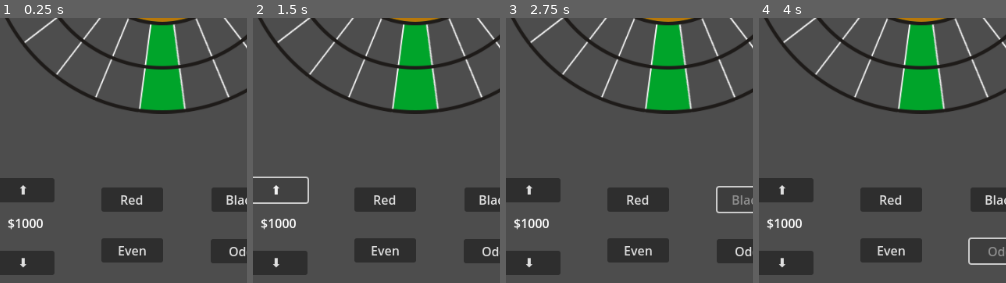
Above: before the commit, frames 1-4 (left to right).
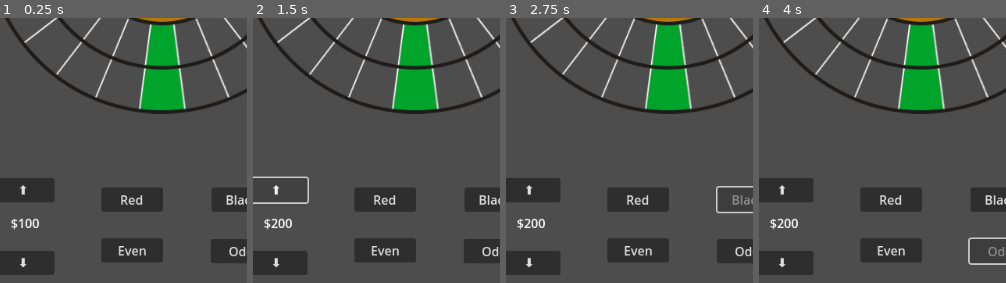
Above: after the commit, the same moments.

Repository: RossRKK/gmtk-game-jam-2025
Game: Godot game, scene res://scenes/roulette_scene.tscn
The game is run twice, just before and just after one commit, with the same random seed, the same clock (stepped at 60 frames per second) and the same inputs.
Inputs:
- Up to frame 1 (0.25 s): no input
- Up to frame 2 (1.5 s): click "⬇" at 0.5 s; click "⬆" at 1.25 s
- Up to frame 3 (2.75 s): click "Black" at 2 s
- Up to frame 4 (4 s): click "Red" at 2.75 s; click "Odd" at 3.5 s
The pictures show only the part of the screen within x 22-72%, y 50-100%; the shares and areas given below are measured in that part.

The runs differ from the first frame. In frame 1, 0.4% of the frame differs, in the area x 3-18%, y 75-80%; in frame 2, 0.4%; in frame 3, 0.4%; in frame 4, 0.4%.

Commit message:
You can now play the worlds worst version of roulette

Diff:
--- /dev/null
+++ b/scripts/bet.gd
@@ -0,0 +1,35 @@
+class_name Bet
+
+enum BetType {
+	Unset,
+	Red,
+	Black,
+	Odd,
+	Even,
+}
+
+var player_inventory = PlayerInventory
+
+var bet_type: BetType = BetType.Unset
+var bet_amount: int = -1;
+
+
+func _init(ba: int, bt: BetType) -> void:
+	bet_amount = ba
+	bet_type = bt
+
+
+
+func resolve(segment: Segment) -> void:
+	var winner = \
+		(bet_type == BetType.Red and segment.colour == Segment.RouletteColour.Red) \
+		or (bet_type == BetType.Black and segment.colour == Segment.RouletteColour.Black) \
+		or (bet_type == BetType.Even and segment.number % 2 == 0) \
+		or (bet_type == BetType.Odd and segment.number % 2 == 1)
+
+	if winner:
+		print("Winner")
+		player_inventory.update_money(bet_amount)
+	else:
+		print("Loser")
+		player_inventory.update_money(-bet_amount)
--- a/scripts/betting_board.gd
+++ b/scripts/betting_board.gd
@@ -2,37 +2,29 @@
 
 class_name BettingBoard
 
+var player_inventory = PlayerInventory
+var event_bus = EventBus
+
 @onready var bet_text: RichTextLabel = $BetText
 
-signal submit_bet
-
-enum BetType {
-	Unset,
-	Red,
-	Black,
-	Odd,
-	Even,
-}
-
-var bet: int = 1000
+signal submit_bet(Bet)
 
 var bet_increment: int = 100
 
-var bet_type: BetType = BetType.Unset
-
-var max_bet: int = bet
+var bet: Bet = Bet.new(bet_increment, Bet.BetType.Unset)
 
 func update_bet_text() -> void:
-	bet_text.text = "$%d" % bet
+	bet_text.text = "$%d" % bet.bet_amount
 
 func reset() -> void:
-	bet_type = BetType.Unset
+	print("REseting buttons")
+	bet = Bet.new(bet_increment, Bet.BetType.Unset)
 	set_button_state()
 
 # Called when the node enters the scene tree for the first time.
 func _ready() -> void:
-	EventBus.spin_complete.connect(reset)
-	EventBus.on_money_changed.connect(set_button_state)
+	event_bus.spin_complete.connect(reset)
+	player_inventory.on_money_changed.connect(set_button_state)
 	update_bet_text()
 	set_button_state()
 
@@ -46,64 +38,66 @@
 	$Up.disabled = false
 	$Red.disabled = false
 	$Black.disabled = false
+	$Odd.disabled = false
+	$Even.disabled = false
 
-	if bet_type == BetType.Unset:
+	if bet.bet_type == Bet.BetType.Unset:
 		$SpinButton.disabled = true
-	elif bet_type == BetType.Red:
+	elif bet.bet_type == Bet.BetType.Red:
 		$Red.disabled = true
-	elif bet_type == BetType.Black:
+	elif bet.bet_type == Bet.BetType.Black:
 		$Black.disabled = true
-	elif bet_type == BetType.Even:
+	elif bet.bet_type == Bet.BetType.Even:
 		$Even.disabled = true
-	elif bet_type == BetType.Odd:
+	elif bet.bet_type == Bet.BetType.Odd:
 		$Odd.disabled = true
 
-	if bet + bet_increment > PlayerInventory.available_money:
+	if bet.bet_amount + bet_increment > PlayerInventory.available_money:
 		$Up.disabled = true
 
-	if bet - bet_increment < 0:
+	if bet.bet_amount - bet_increment < 0:
 		$Down.disabled = true
 
 func on_submit_bet() -> void:
-	if bet_type == BetType.Unset:
+	if bet.bet_type == Bet.BetType.Unset:
 		print("Must set bet before spinning")
 		return
 
-	if bet > PlayerInventory.available_money:
+	if bet.bet_amount > PlayerInventory.available_money:
 		print("Bet higher than available funds")
 		return
 
-	if bet < 0:
+	if bet.bet_amount < 0:
 		print("Bet must be positive")
 		return
 
-	submit_bet.emit(bet, bet_type)
+	submit_bet.emit(bet)
 
 
 func increase_bet() -> void:
-	bet += bet_increment
+	bet.bet_amount += bet_increment
 	update_bet_text()
 	set_button_state()
 
 func decrease_bet() -> void:
-	bet -= bet_increment
-	if bet < bet_increment:
-		bet = bet_increment
+	bet.bet_amount -= bet_increment
+	if bet.bet_amount < bet_increment:
+		bet.bet_amount = bet_increment
 	update_bet_text()
 	set_button_state()
 
 func bet_red() -> void:
-	bet_type = BetType.Red
+	bet.bet_type = Bet.BetType.Red
 	set_button_state()
 
 func bet_black() -> void:
-	bet_type = BetType.Black
+	bet.bet_type = Bet.BetType.Black
 	set_button_state()
 
 func bet_odd() -> void:
-	bet_type = BetType.Odd
+	bet.bet_type = Bet.BetType.Odd
 	set_button_state()
 
 func bet_even() -> void:
-	bet_type = BetType.Even
+	bet.bet_type = Bet.BetType.Even
 	set_button_state()
--- a/scripts/event_bus.gd
+++ b/scripts/event_bus.gd
@@ -1,5 +1,5 @@
 extends Node
 
-signal on_money_changed(new_value: int, diff: int)
 signal spin_start
 signal spin_complete
+signal game_over
--- a/scripts/player_inventory.gd
+++ b/scripts/player_inventory.gd
@@ -1,11 +1,22 @@
 extends Node
 
+var event_bus = EventBus
+
 @export var starting_money: int = 10_000
+
+signal on_money_changed(new_value: int, diff: int)
 
 var available_money = starting_money
 
 func _ready() -> void:
-	EventBus.on_money_changed.connect(on_money_changed)
+	on_money_changed.connect(on_money_changed_handler)
 
-func on_money_changed(new_value: int, diff: int) -> void:
+func on_money_changed_handler(new_value: int, diff: int) -> void:
 	available_money = new_value
+	if available_money < 0:
+		event_bus.game_over.emit()
+
+func update_money(diff: int) -> void:
+	print(diff)
+	available_money += diff
+	on_money_changed.emit(available_money, diff)
--- a/scripts/roulette_scene.gd
+++ b/scripts/roulette_scene.gd
@@ -2,13 +2,15 @@
 
 @onready var money_text: RichTextLabel = $MoneyText
 
+var player_inventory = PlayerInventory
 
 func _ready() -> void:
-	EventBus.on_money_changed.connect(on_money_changed)
+	player_inventory.on_money_changed.connect(on_money_changed)
 	update_money_text()
 
 func update_money_text() -> void:
-	money_text.text = "$%d" % PlayerInventory.available_money
+	print(player_inventory.available_money)
+	money_text.text = "$%d" % player_inventory.available_money
 
-func on_money_changed(new_value: int):
+func on_money_changed(new_value: int, diff: int):
 	update_money_text()
--- a/scripts/roulette_wheel/roulette_wheel.gd
+++ b/scripts/roulette_wheel/roulette_wheel.gd
@@ -1,4 +1,6 @@
 extends Node2D
+
+var event_bus = EventBus
 
 @export var spin_curve: Curve = Curve.new()
 
@@ -12,19 +14,21 @@
 
 var spinning: bool = false
 var ball: Ball
+var bet: Bet  = null
 
-func _start_spin(bet: BettingBoard.BetType, bet_value: int) -> void:
+func _start_spin(b: Bet) -> void:
+	bet = b
 	spinning = true
 	spin_timer.start()
 	spin_timer.timeout.connect(_stop_spin)
-	EventBus.spin_start.emit()
+	event_bus.spin_start.emit()
 
 
 func _stop_spin() -> void:
 	spinning = false
-	EventBus.spin_complete.emit()
+	event_bus.spin_complete.emit()
 	# pick a cell at random (taking any effects into account)
-	var segment: Segment = segment_handler.pick_and_apply_segment(ball)
+	var segment: Segment = segment_handler.pick_and_apply_segment(bet, ball)
 
 
 # Called when the node enters the scene tree for the first time.
--- a/scripts/roulette_wheel/segment.gd
+++ b/scripts/roulette_wheel/segment.gd
@@ -26,6 +26,6 @@
 	pass
 
 
-func apply_landed_effect(ball: Ball):
+func apply_landed_effect(bet: Bet, ball: Ball):
 	print("%s %d" % ["Red" if colour else "Black", number])
-	pass
+	bet.resolve(self)
--- a/scripts/roulette_wheel/segment_handler.gd
+++ b/scripts/roulette_wheel/segment_handler.gd
@@ -27,7 +27,7 @@
 	return segments[random.randi() % segments.size()] as Segment
 
 
-func pick_and_apply_segment(ball: Ball) -> Segment:
+func pick_and_apply_segment(bet: Bet, ball: Ball) -> Segment:
 	var segment: Segment = random_segment()
-	segment.apply_landed_effect(ball)
+	segment.apply_landed_effect(bet, ball)
 	return segment
Not shown, added: scripts/bet.gd.uid
